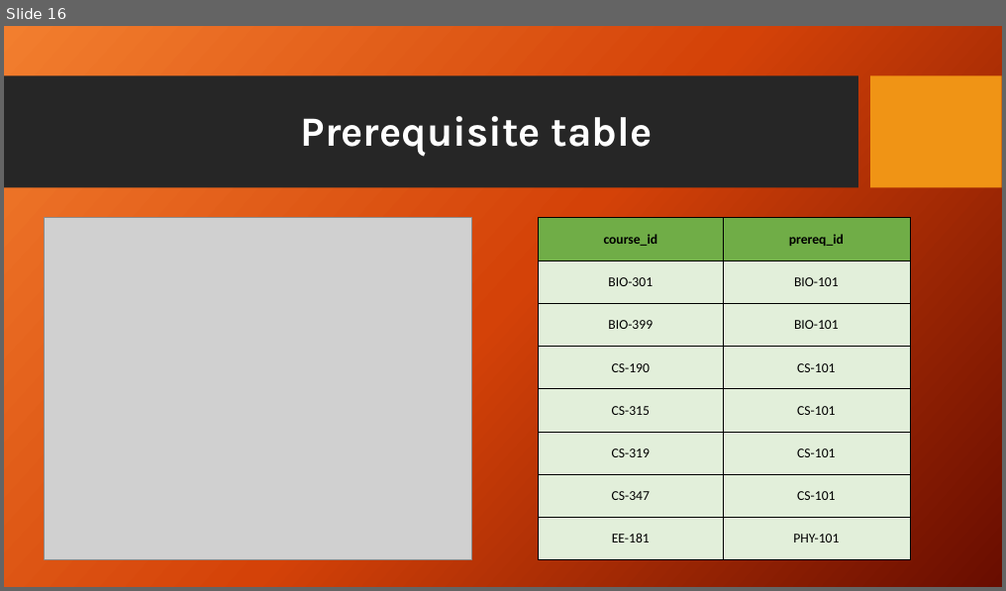
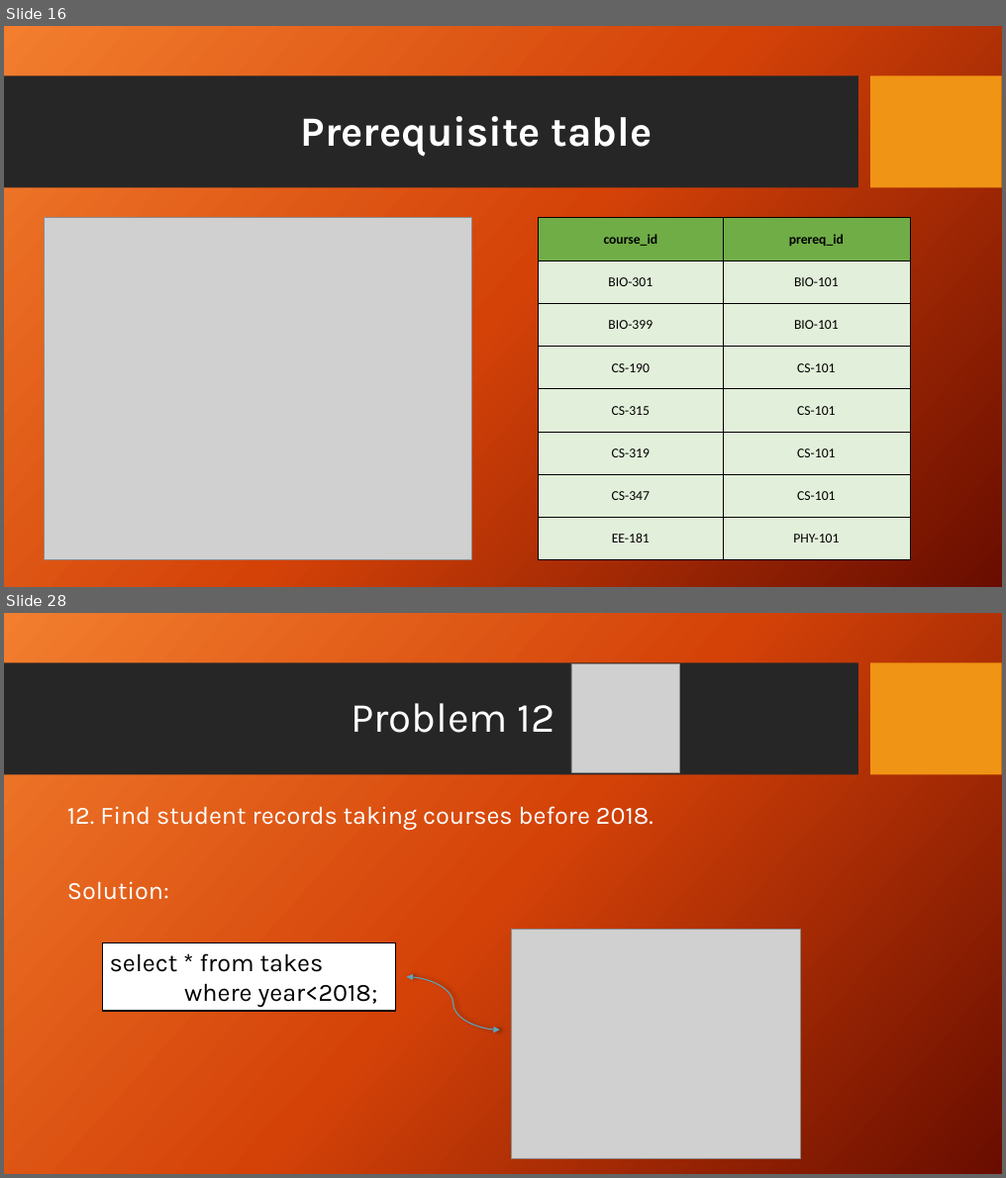
Before and after one commit to Antooo8/Antooo8, a slide deck: University Case study.pptx. Shown one above the other, each under a label of ours: slide 16 before the commit, slides 16 and 28 after it; the slides between them are not shown. The pictures are 1006x591 and 1006x1178 pixels, drawn with LibreOffice and Linux fonts; fonts in the diff are those of the drawing; grey boxes stand for pictures; background and template pictures are left out. Boxes give left, top, right and bottom in pixels: in the first picture for what was removed or moved away, otherwise in the second. Text is boxed around its words. In the diff, an @@ line names an element or a change of style, - is before the commit and + after.

```diff
--- a/University Case study.pptx
+++ b/University Case study.pptx
@@ slide 28 added at [4, 613, 1002, 1174], background picture (left out); not listed: 2 template elements that a slide beside it also shows @@
@@ picture added at [571, 663, 680, 772] @@
@@ title added at [350, 703, 555, 733], 40 pt, text #FFFFFF @@
+Problem 12
@@ text added at [67, 806, 653, 900], 24 pt, text #FFFFFF @@
+12. Find student records taking courses before 2018.
+Solution:
@@ picture added at [511, 929, 801, 1158] @@
@@ rectangle added at [102, 943, 395, 1011], fill #FFFFFF, outline #000000 1 pt, 24 pt, text #000000 @@
+select * from takes
+where year<2018;
@@ curved double arrow added from (407, 977) to (500, 1030), #5AA6C0 1 pt @@
```
Also in this commit, not shown: 30 other slides added.
